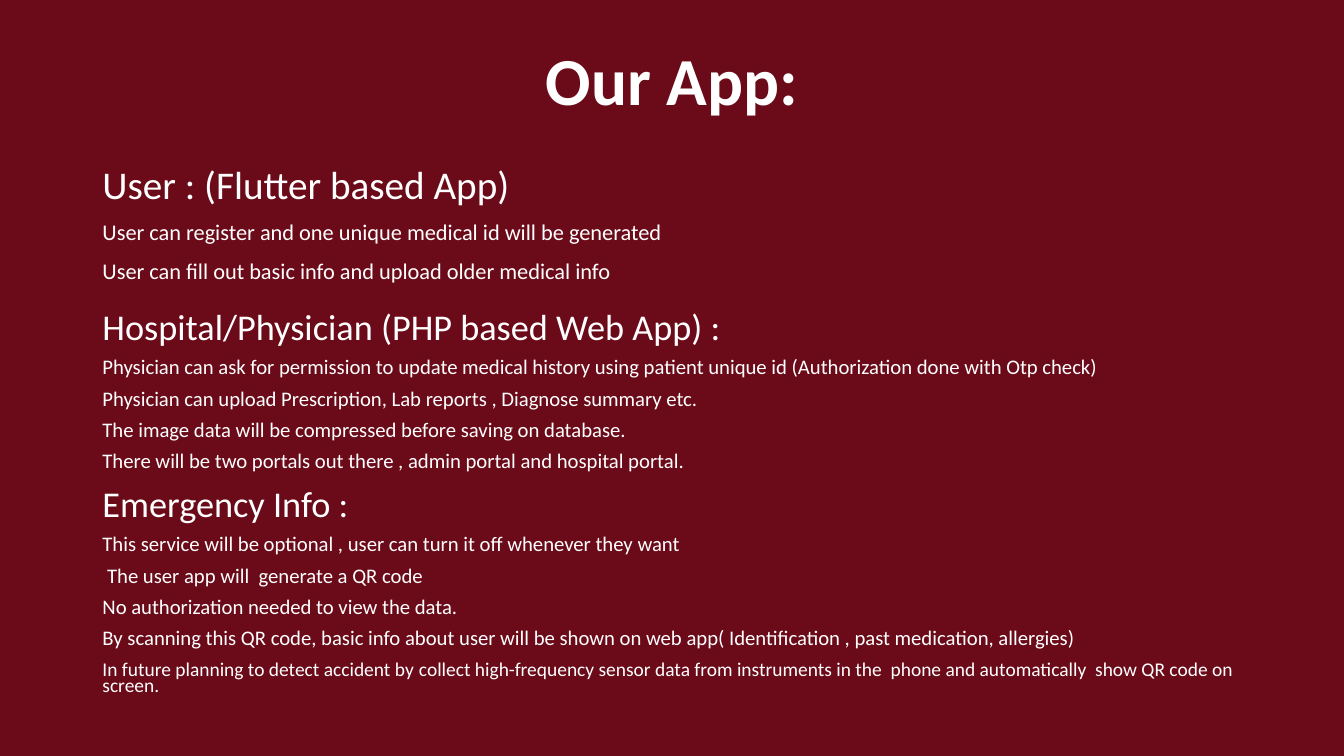
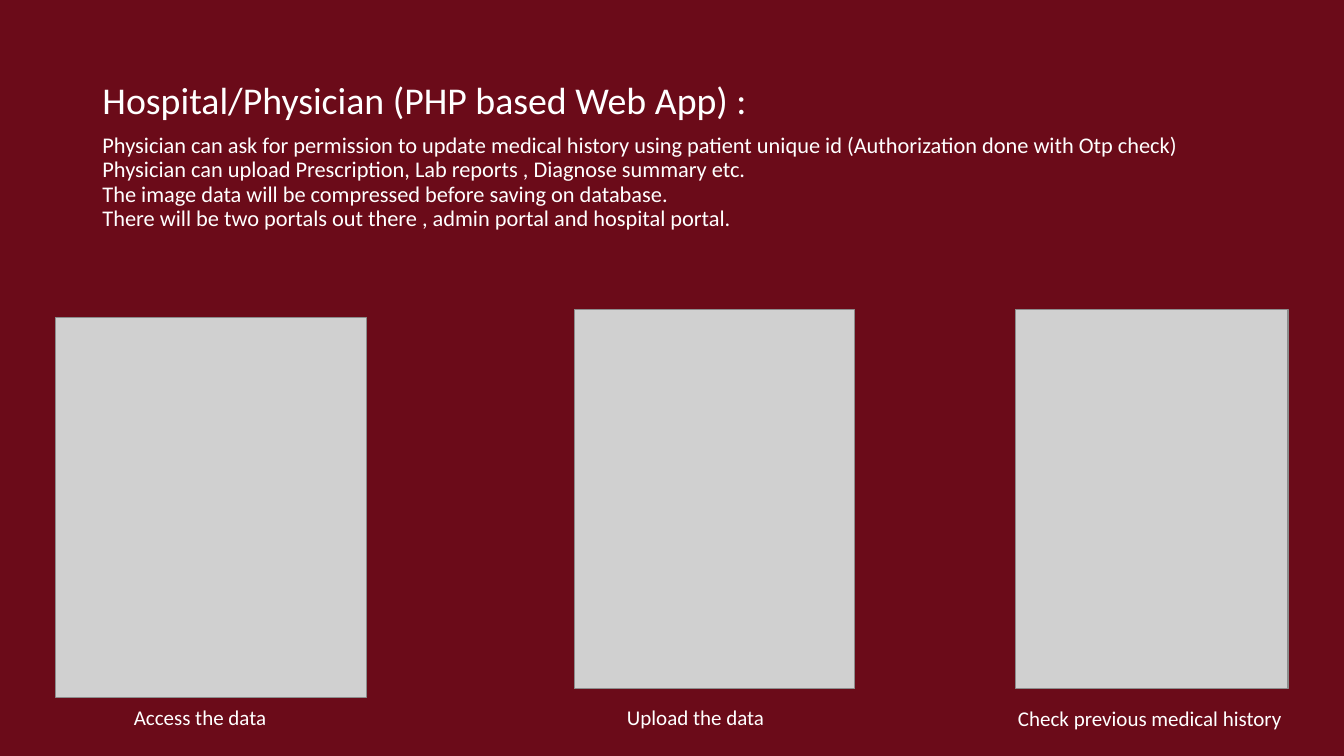
Before and after one commit to anzarshah/Cognitio, a slide deck: slide 8 of COGNITIO.pptx (slide 6 before the commit). Drawn at 1344x756 pixels with LibreOffice and Linux fonts; fonts in the diff are those of the drawing; grey boxes stand for pictures. Boxes give left, top, right and bottom in pixels: in the first picture for what was removed or moved away, otherwise in the second. Text is boxed around its words. In the diff, an @@ line names an element or a change of style, - is before the commit and + after.

```diff
--- a/COGNITIO.pptx
+++ b/COGNITIO.pptx
@@ title "Hospital/Physician (PHP based Web App) ..." at [102, 86, 1177, 230]: vertical alignment top to middle @@
@@ title at [102, 86, 1177, 230]: text changed; size 14.8 to 16 pt @@
-Hospital/Physician (PHP based Web App) :
-Physician can ask for permission to update medical history using patient unique id (Authorization done with Otp check)
-Physician can upload Prescription, Lab reports , Diagnose summary etc.
-The image data will be compressed before saving on database.
-There will be two portals out there , admin portal and hospital portal.
+Hospital/Physician (PHP based Web App) :
+Physician can ask for permission to update medical history using patient unique id (Authorization done with Otp check)
+Physician can upload Prescription, Lab reports , Diagnose summary etc.
+The image data will be compressed before saving on database.
+There will be two portals out there , admin portal and hospital portal.
@@ title removed at [546, 61, 797, 116] @@
-Our App:
@@ text removed at [102, 170, 661, 283] @@
-User : (Flutter based App)
-User can register and one unique medical id will be generated
-User can fill out basic info and upload older medical info
@@ picture added at [55, 318, 366, 697] @@
@@ picture added at [575, 310, 855, 689] @@
@@ picture added at [1016, 310, 1289, 689] @@
@@ text removed at [102, 492, 1232, 692] @@
-Emergency Info :
-This service will be optional , user can turn it off whenever they want
-The user app will generate a QR code
-No authorization needed to view the data.
-By scanning this QR code, basic info about user will be shown on web app( Identification , past medication, allergies)
-In future planning to detect accident by collect high-frequency sensor data from instruments in the phone and automatically show QR code on screen.
@@ text added at [134, 710, 266, 725], 15 pt, text #FFFFFF @@
+Access the data
@@ text added at [627, 710, 764, 729], 15 pt, text #FFFFFF @@
+Upload the data
@@ text added at [1018, 711, 1282, 730], 15 pt, text #FFFFFF @@
+Check previous medical history
```
Also in this commit, not shown: 4 other slides changed, 6 slides added, 4 slides removed, 3 other files.
